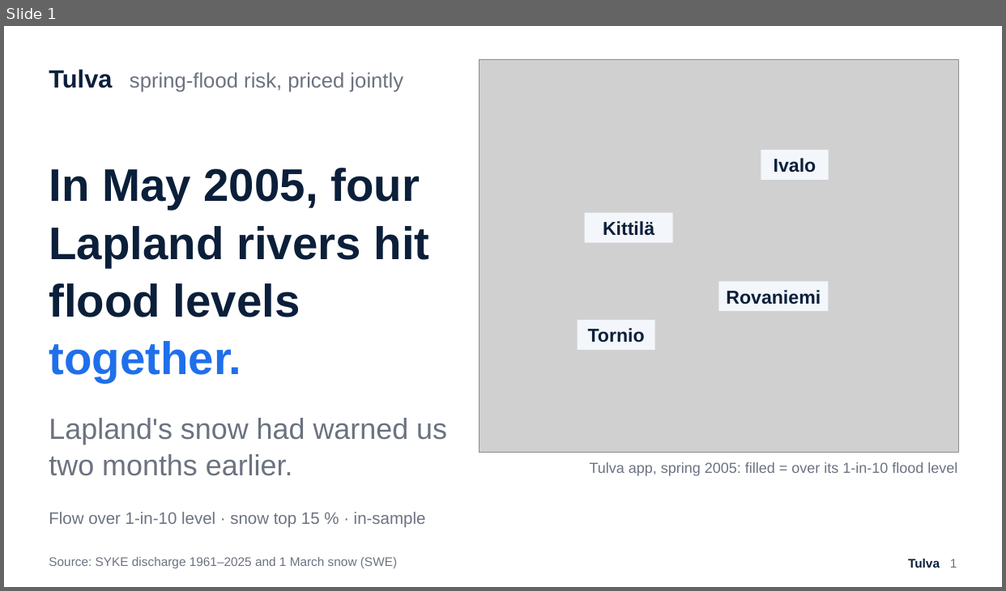
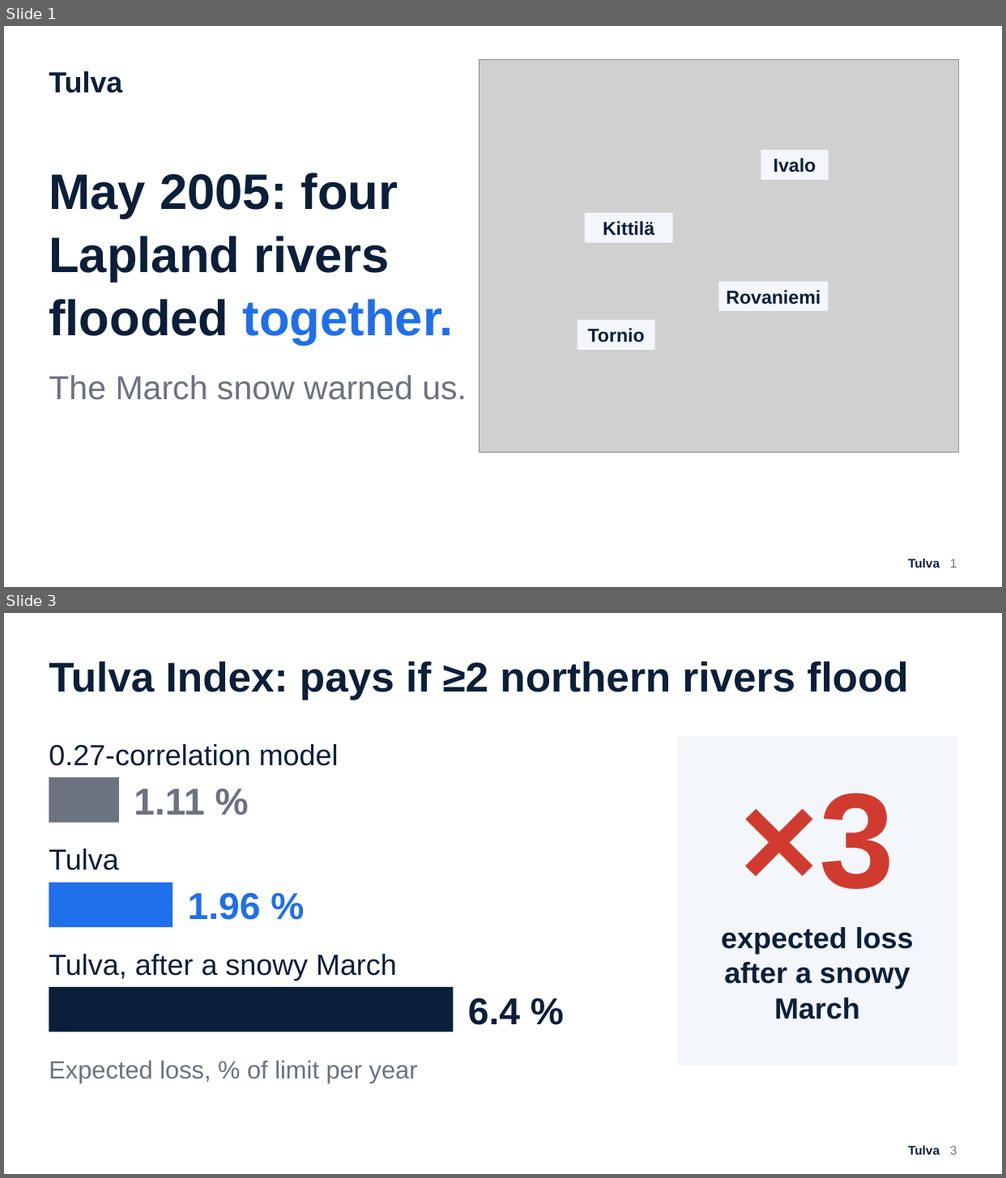
Before and after one commit to Zawaer/tulva, a slide deck: deck/Tulva_QxF2026.pptx. Shown one above the other, each under a label of ours: slide 1 before the commit, slides 1 and 3 after it; the slides between them are not shown. The pictures are 1006x591 and 1006x1178 pixels, drawn with LibreOffice and Linux fonts; fonts in the diff are those of the drawing; grey boxes stand for pictures. Boxes give left, top, right and bottom in pixels: in the first picture for what was removed or moved away, otherwise in the second. Text is boxed around its words. In the diff, an @@ line names an element or a change of style, - is before the commit and + after.

```diff
--- a/deck/Tulva_QxF2026.pptx
+++ b/deck/Tulva_QxF2026.pptx
@@ slide 3 added at [4, 613, 1002, 1174], background #FFFFFF @@
@@ text added at [49, 661, 908, 700], 40 pt, text #0B1F3A, bold @@
+Tulva Index: pays if ≥2 northern rivers flood
@@ text added at [49, 744, 339, 766], 28 pt, text #0B1F3A @@
+0.27-correlation model
@@ rectangle added at [678, 736, 957, 1066], fill #F3F6FA @@
@@ rectangle added at [49, 777, 119, 823], fill #6B7280 @@
@@ text added at [134, 789, 204, 815], 36 pt, text #6B7280, bold @@
+1.11 %
@@ text added at [740, 793, 894, 889], 130 pt, text #D13B2F, bold @@
+×3
@@ text added at [49, 849, 118, 871], 28 pt, text #0B1F3A @@
+Tulva
@@ rectangle added at [49, 883, 172, 927], fill #1F6FEB @@
@@ text added at [188, 892, 261, 920], 36 pt, text #1F6FEB, bold @@
+1.96 %
@@ text added at [721, 927, 914, 1020], 28 pt, text #0B1F3A, bold @@
+expected loss after a snowy March
@@ text added at [49, 954, 397, 981], 28 pt, text #0B1F3A @@
+Tulva, after a snowy March
@@ rectangle added at [49, 987, 454, 1033], fill #0B1F3A @@
@@ text added at [468, 998, 520, 1025], 36 pt, text #0B1F3A, bold @@
+6.4 %
@@ text added at [49, 1060, 418, 1084], 24 pt, text #6B7280 @@
+Expected loss, % of limit per year
@@ text added at [908, 1146, 957, 1155], 12 pt, text #0B1F3A, bold @@
+Tulva 3
@@ slide 1 changed as well @@
@@ text at [49, 71, 122, 93]: text changed; size 20 to 28 pt; text colour #6B7280 to #0B1F3A; bold on @@
-Tulva spring-flood risk, priced jointly
+Tulva
@@ text at [49, 173, 454, 344]: text changed; size 44 to 48 pt; text colour #6B7280 to #0B1F3A; bold on @@
-In May 2005, four Lapland rivers hit flood levels together.
-Lapland's snow had warned us two months earlier.
-Flow over 1-in-10 level · snow top 15 % · in-sample
+May 2005: four Lapland rivers flooded together.
@@ text added at [49, 375, 467, 400], 32 pt, text #6B7280 @@
+The March snow warned us.
@@ text removed at [590, 463, 957, 476] @@
-Tulva app, spring 2005: filled = over its 1-in-10 flood level
@@ text removed at [49, 557, 397, 569] @@
-Source: SYKE discharge 1961–2025 and 1 March snow (SWE)
```
Also in this commit, not shown: 6 other slides changed, 3 other slides added, 2 slides removed, 19 other files.
